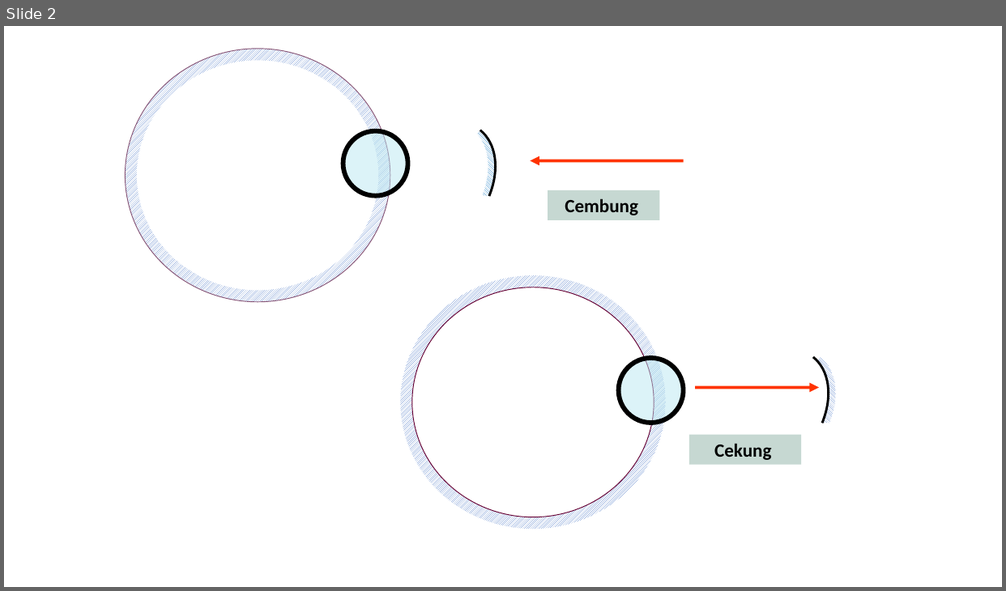
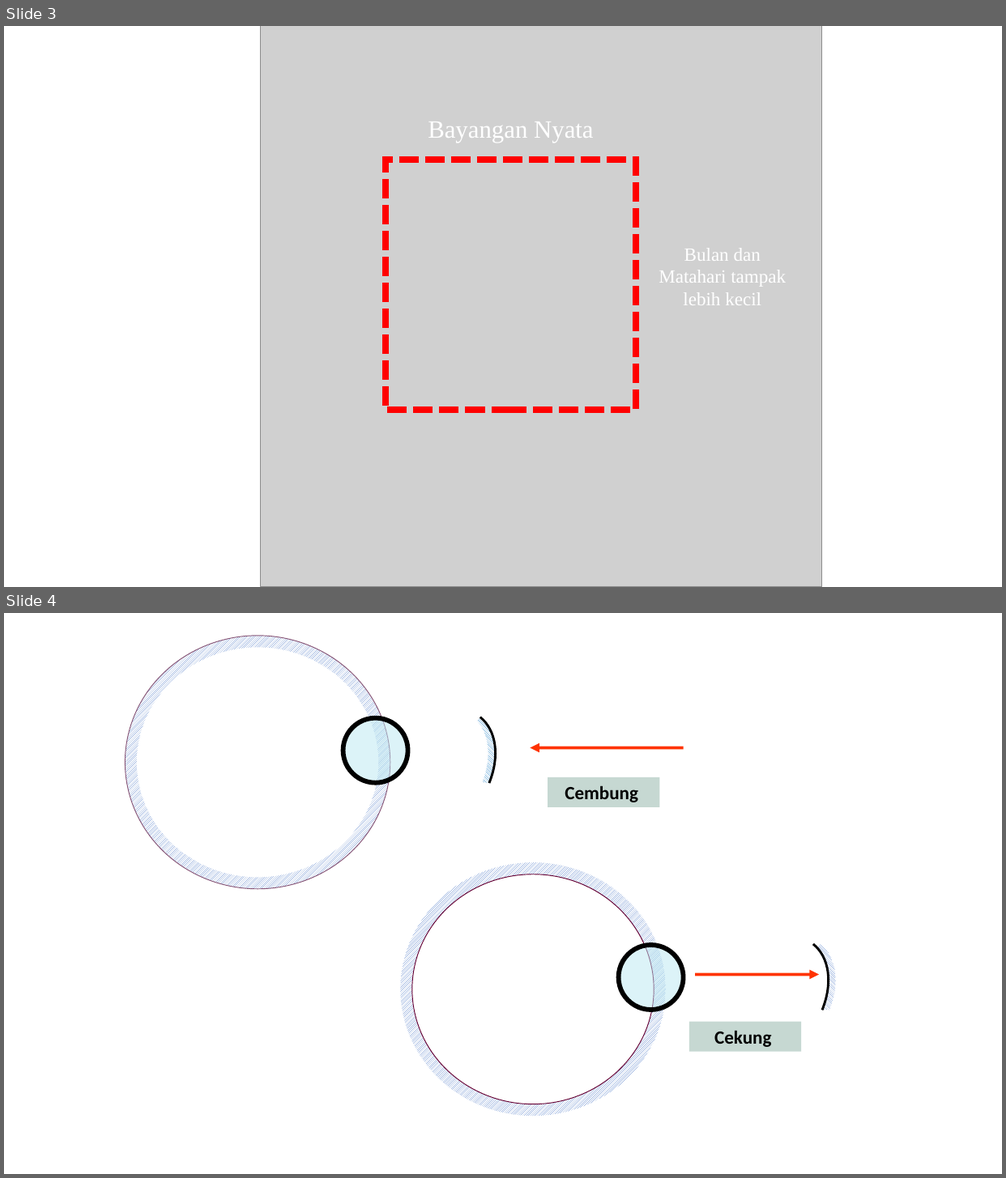
Before and after one commit to zahran1122/Sistem-Optik, a slide deck: Presentation1.pptx. Shown one above the other, each under a label of ours: slide 2 before the commit, slides 3 and 4 after it. The pictures are 1006x591 and 1006x1178 pixels, drawn with LibreOffice and Linux fonts; fonts in the diff are those of the drawing; grey boxes stand for pictures. Boxes give left, top, right and bottom in pixels: in the first picture for what was removed or moved away, otherwise in the second. Text is boxed around its words. In the diff, an @@ line names an element or a change of style, - is before the commit and + after.

Commit message:
Menambahkan bayangan cermin cekung

```diff
--- a/Presentation1.pptx
+++ b/Presentation1.pptx
@@ slide 3 added at box(4, 26, 1002, 587), background #FFFFFF @@
@@ group added at box(261, 26, 822, 587): 2 texts, 1 picture, 1 rectangle @@
+Bayangan Nyata
+Bulan dan Matahari tampak lebih kecil
@@ what was slide 2 is now slide 4 @@
```
Also in this commit, not shown: 1 other slide added, 5 other files.
